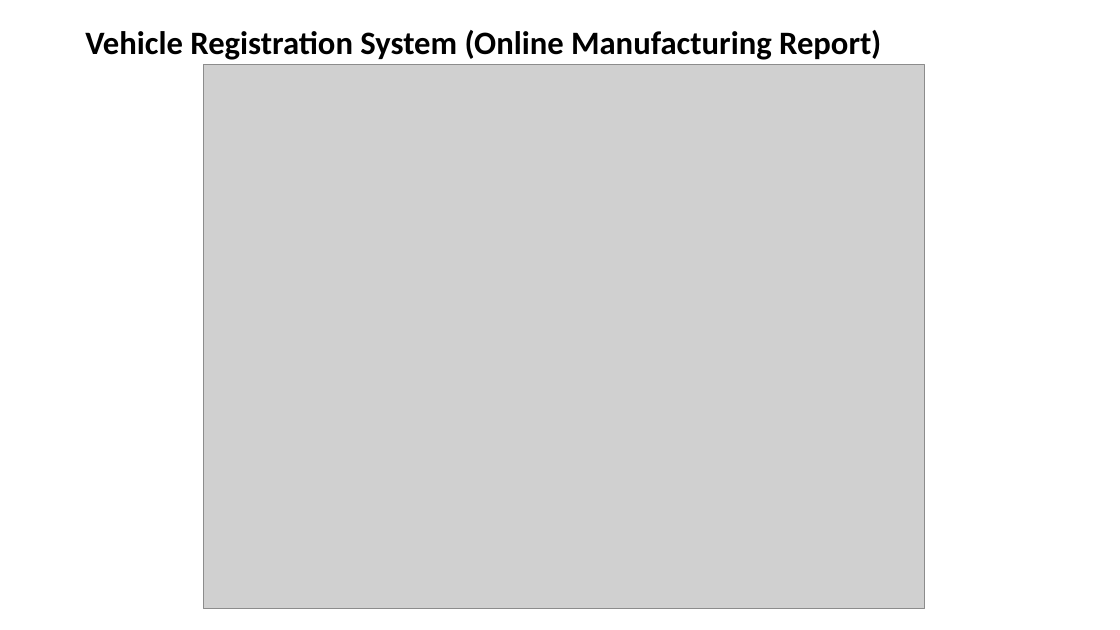
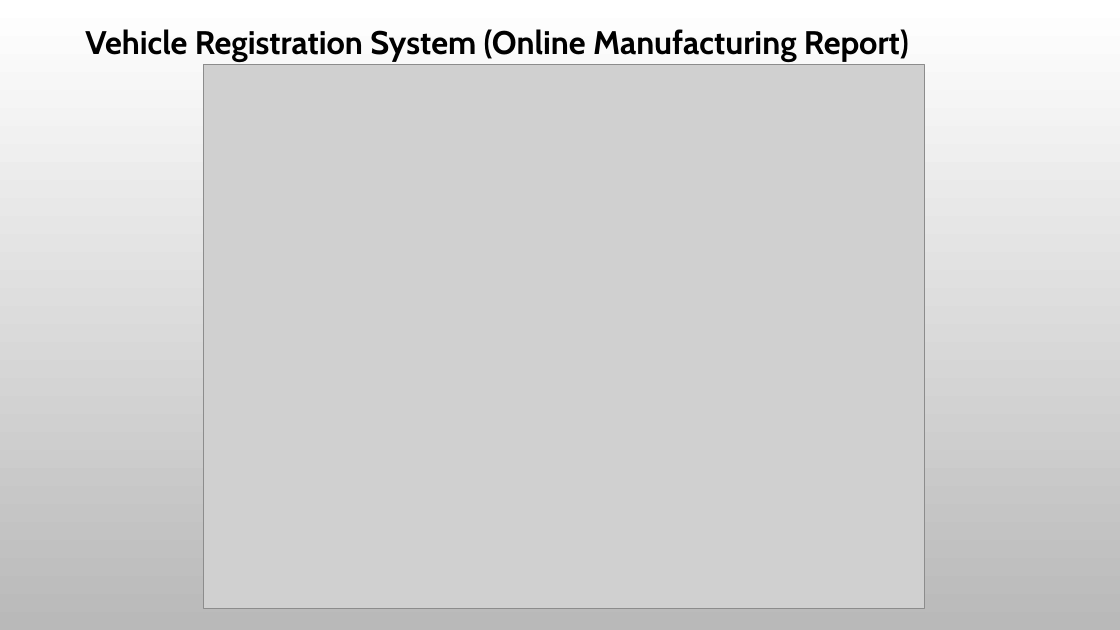
Before and after one commit to aborjasg/background, a slide deck: slide 6 of SSS-VehicleRegistrationSystem.pptx (slide 5 before the commit). Drawn at 1120x630 pixels with LibreOffice and Linux fonts; fonts in the diff are those of the drawing; grey boxes stand for pictures; background and template pictures are left out. Boxes give left, top, right and bottom in pixels: in the first picture for what was removed or moved away, otherwise in the second. Text is boxed around its words. In the diff, an @@ line names an element or a change of style, - is before the commit and + after.

```diff
--- a/SSS-VehicleRegistrationSystem.pptx
+++ b/SSS-VehicleRegistrationSystem.pptx
@@ background #FFFFFF to picture (left out) @@
@@ text "Vehicle Registration System (Online Manufacturing ..." at bbox=[85, 29, 909, 62]: font Calibri to Cabin @@
```
Also in this commit, not shown: 5 other slides changed, 1 slide added, 1 other file.
